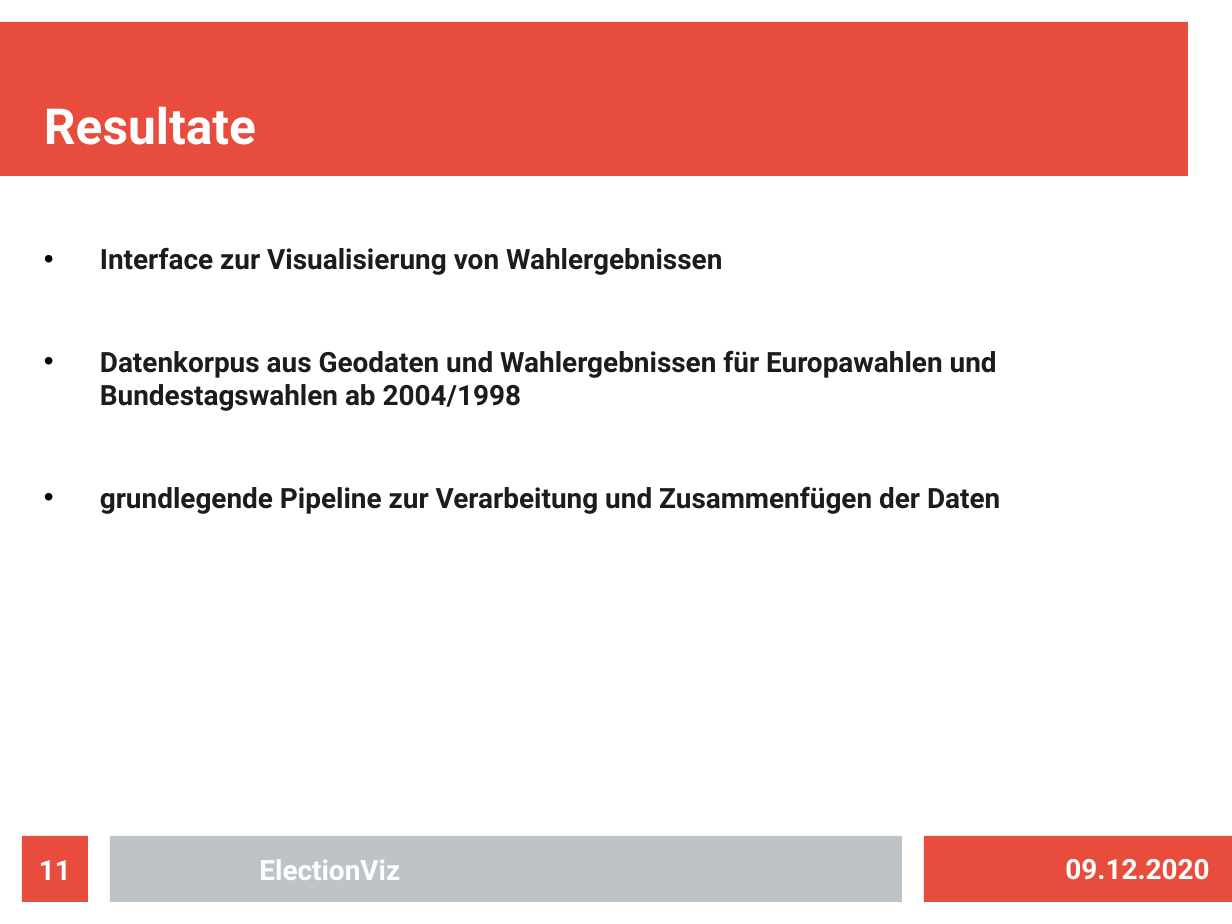
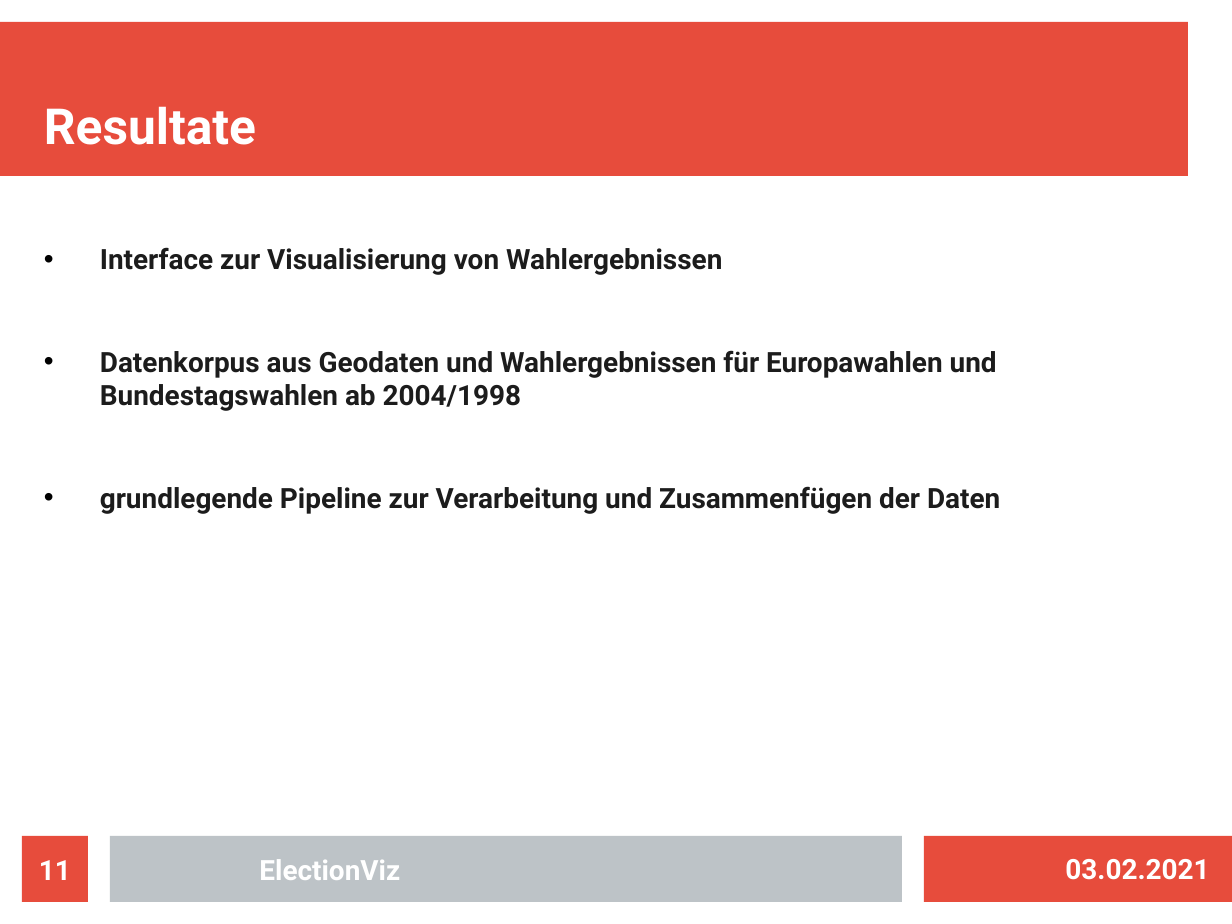
Before and after one commit to fziegner/election-visualization, a slide deck: slide 11 of slides_wcm_abschlusspraesentation.odp. Drawn at 1232x924 pixels with LibreOffice and Linux fonts; fonts in the diff are those of the drawing. Boxes give left, top, right and bottom in pixels: in the first picture for what was removed or moved away, otherwise in the second. Text is boxed around its words. In the diff, an @@ line names an element or a change of style, - is before the commit and + after.

```diff
--- a/slides_wcm_abschlusspraesentation.odp
+++ b/slides_wcm_abschlusspraesentation.odp
@@ text at [1065, 859, 1209, 880]: text changed @@
-09.12.2020
+03.02.2021
```
Also in this commit, not shown: 13 other slides changed, 1 other file.
